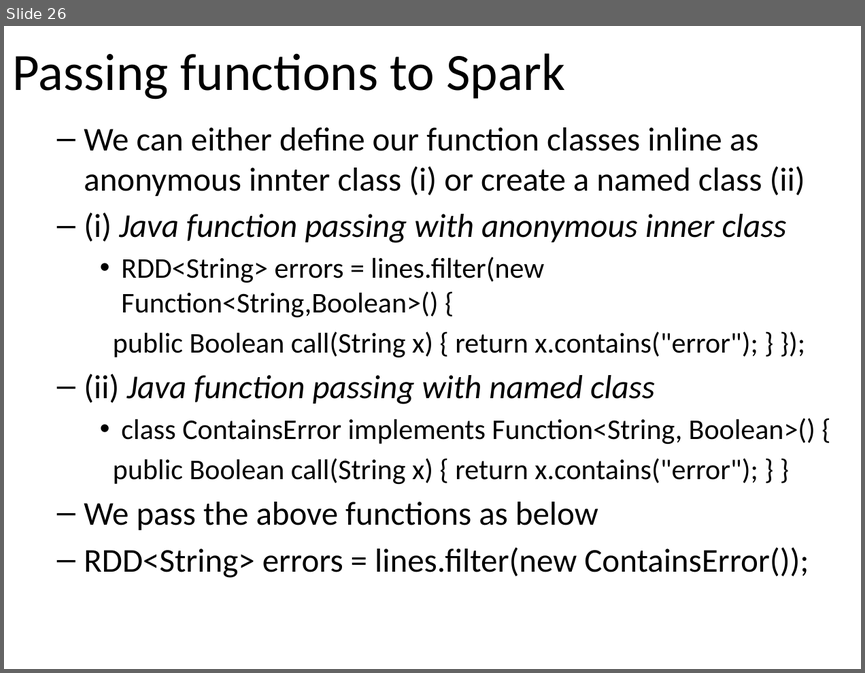
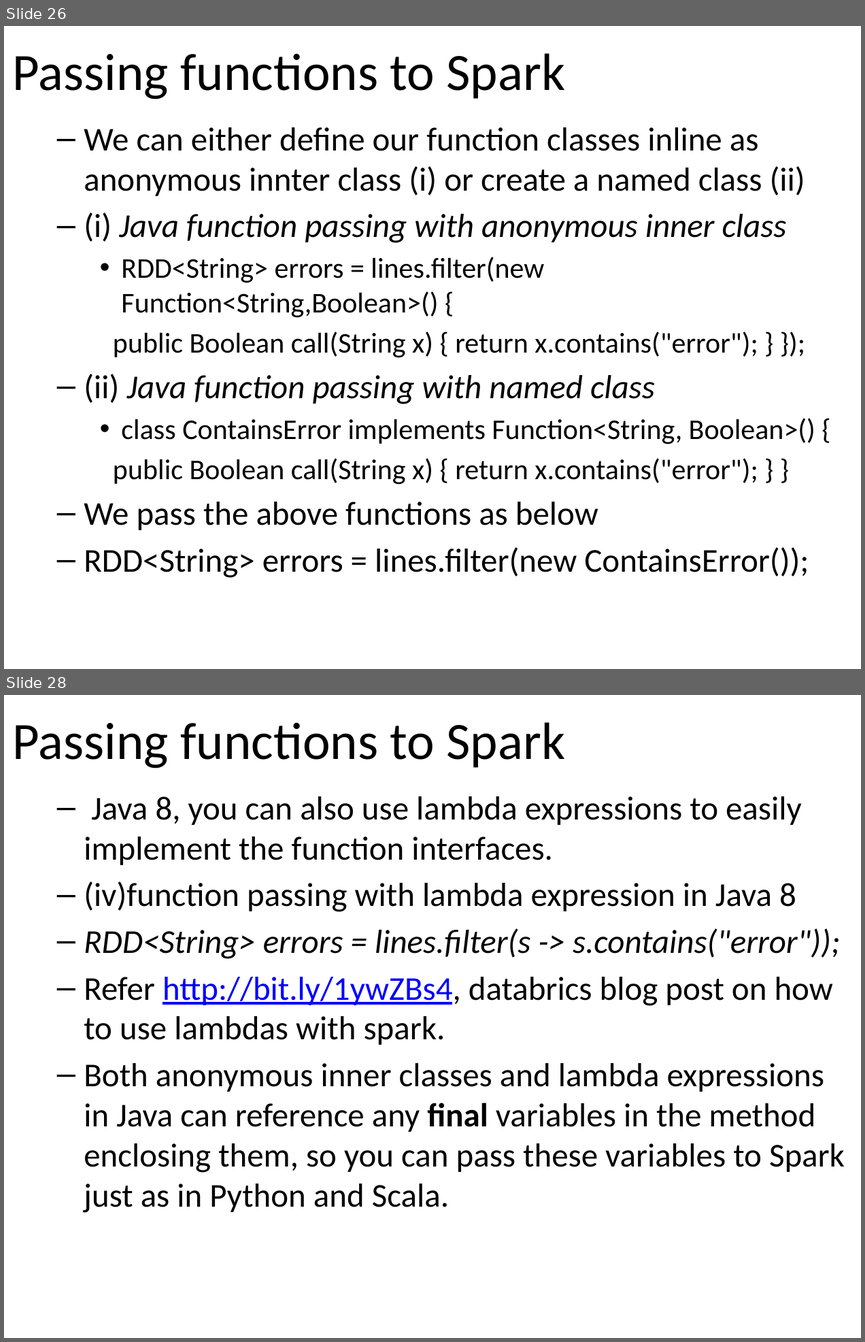
Before and after one commit to email2dorababu/SCALA_Reading, a slide deck: Spark_PPT/Spark_Learning_Spark_part2.pptx. Shown one above the other, each under a label of ours: slide 26 before the commit, slides 26 and 28 after it; the slides between them are not shown. The pictures are 865x673 and 865x1342 pixels, drawn with LibreOffice and Linux fonts; fonts in the diff are those of the drawing. Boxes give left, top, right and bottom in pixels: in the first picture for what was removed or moved away, otherwise in the second. Text is boxed around its words. In the diff, an @@ line names an element or a change of style, - is before the commit and + after.

```diff
--- a/Spark_PPT/Spark_Learning_Spark_part2.pptx
+++ b/Spark_PPT/Spark_Learning_Spark_part2.pptx
@@ slide 28 added at [4, 695, 861, 1338], background #FFFFFF @@
@@ title added at [13, 722, 565, 768], 44 pt, text #000000 @@
+Passing functions to Spark
@@ text added at [84, 796, 844, 1212], 28 pt, text #000000 @@
+  – Java 8, you can also use lambda expressions to easily implement the function interfaces.
+  – (iv)function passing with lambda expression in Java 8
+  – RDD<String> errors = lines.filter(s -> s.contains("error"));
+  – Refer http://bit.ly/1ywZBs4, databrics blog post on how to use lambdas with spark.
+  – Both anonymous inner classes and lambda expressions in Java can reference any final variables in the method enclosing them, so you can pass these variables to Spark just as in Python and Scala.
```
Also in this commit, not shown: 16 other slides added.
